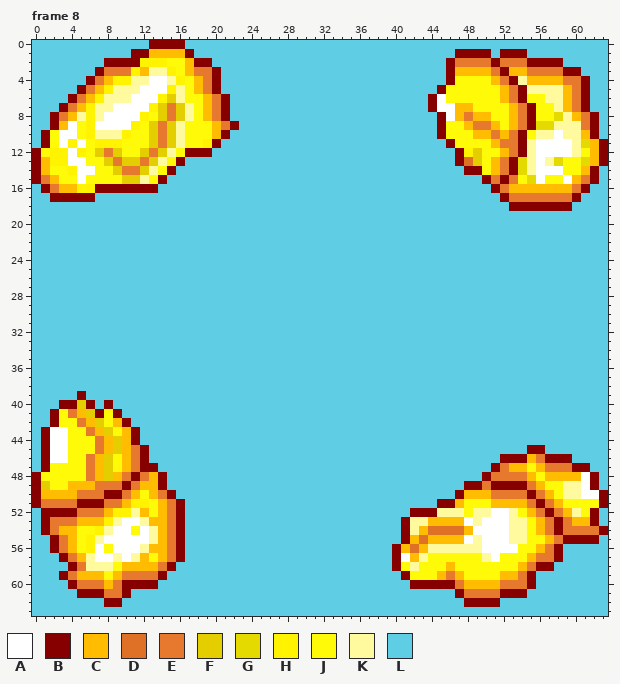
Pixel-art file, stored at Art/Aseprite/bomb explosion.aseprite. That is the earlier state.
64x64 pixels, 9 frames. Colours within 5 levels of each other are drawn and written as one. Shown: frame 8. The commit also changed other frames, which this record leaves out.
Visible layers, top first: "Explosion", "Background".
Palette (. is transparent): A #ffffff  B #870000  C #ffbc00  D #df7126  E #e7792e  F #e5ce00  G #e5da00  H #fff300  J #fffb08  K #fffa9e  L #5fcde4
Pixels before, frame 8 (only the part around the change), first column x 0:
 0 LLLLLLLLLLLLLBBBBLLLLLLLLLLLLLLLLLLLLLLLLLLLLLLLLLLLLLLLLLLLLLLL
 1 LLLLLLLLLLLBBCCCCBLLLLLLLLLLLLLLLLLLLLLLLLLLLLLBBBBLBBBLLLLLLLLL
 2 LLLLLLLLBBBBHHHJJCBBLLLLLLLLLLLLLLLLLLLLLLLLLLBEEEEBEEEBBBBLLLLL
 3 LLLLLLLBEEEHCKKHJCEEBLLLLLLLLLLLLLLLLLLLLLLLLLBCCCCEBCCEEEEBBLLL
 4 LLLLLLBECHHKKAAKHJCEBLLLLLLLLLLLLLLLLLLLLLLLLLBJJJJCEBKCCCCEEBLL
 5 LLLLLBECHKKKAAAHKJCEBLLLLLLLLLLLLLLLLLLLLLLLLBJJJJJJCEBKKKKCEBLL
 6 LLLLBECHKKKAAAHFKJJCEBLLLLLLLLLLLLLLLLLLLLLLBAJJJJJJCEBJJKKCEBLL
 7 LLLBECHKKAAAAHFEFKJCEBLLLLLLLLLLLLLLLLLLLLLLBAACCJJJJCEBJJKCEBLL
 8 LLBECKHKAAAAHJFEFKJCEBLLLLLLLLLLLLLLLLLLLLLLLBACECCJJCEBJJGKCEBL
 9 LLBCAJHAAAAHJFEFKJJJCEBLLLLLLLLLLLLLLLLLLLLLLBJJCEECJCEBGGKKKEBL
10 LBJAAJHKKKHJJFEFKJJJCBLLLLLLLLLLLLLLLLLLLLLLLBJJJCCECEBJKKAKKCBL
11 LBJAHAJHHHJJJFEFKJJHBLLLLLLLLLLLLLLLLLLLLLLLLLBJJJJCEEBKAAAAKGCB
12 BJHHAHJFEFJJFEFKJBBBLLLLLLLLLLLLLLLLLLLLLLLLLLLBHFJJCEBKAAAAKJCB
13 BCHHAAJJFEFFEFKJBLLLLLLLLLLLLLLLLLLLLLLLLLLLLLLBDFJCEBGKAKGJJGCB
14 BCJJHAAJJFEEFKJBLLLLLLLLLLLLLLLLLLLLLLLLLLLLLLLLBBJCEBGKAAAJJCBL
15 BECJJAJJJJFFKJBLLLLLLLLLLLLLLLLLLLLLLLLLLLLLLLLLLLBEBEJGAJJACEBL
16 LBECCHHBBBBBBBLLLLLLLLLLLLLLLLLLLLLLLLLLLLLLLLLLLLLBECCCCCCCEBLL
17 LLBBBBBLLLLLLLLLLLLLLLLLLLLLLLLLLLLLLLLLLLLLLLLLLLLLBEEEEEEEBLLL
18 LLLLLLLLLLLLLLLLLLLLLLLLLLLLLLLLLLLLLLLLLLLLLLLLLLLLLBBBBBBBLLLL
19 LLLLLLLLLLLLLLLLLLLLLLLLLLLLLLLLLLLLLLLLLLLLLLLLLLLLLLLLLLLLLLLL
20 LLLLLLLLLLLLLLLLLLLLLLLLLLLLLLLLLLLLLLLLLLLLLLLLLLLLLLLLLLLLLLLL
21 LLLLLLLLLLLLLLLLLLLLLLLLLLLLLLLLLLLLLLLLLLLLLLLLLLLLLLLLLLLLLLLL
22 LLLLLLLLLLLLLLLLLLLLLLLLLLLLLLLLLLLLLLLLLLLLLLLLLLLLLLLLLLLLLLLL
23 LLLLLLLLLLLLLLLLLLLLLLLLLLLLLLLLLLLLLLLLLLLLLLLLLLLLLLLLLLLLLLLL
24 LLLLLLLLLLLLLLLLLLLLLLLLLLLLLLLLLLLLLLLLLLLLLLLLLLLLLLLLLLLLLLLL
25 LLLLLLLLLLLLLLLLLLLLLLLLLLLLLLLLLLLLLLLLLLLLLLLLLLLLLLLLLLLLLLLL
26 LLLLLLLLLLLLLLLLLLLLLLLLLLLLLLLLLLLLLLLLLLLLLLLLLLLLLLLLLLLLLLLL
27 LLLLLLLLLLLLLLLLLLLLLLLLLLLLLLLLLLLLLLLLLLLLLLLLLLLLLLLLLLLLLLLL
28 LLLLLLLLLLLLLLLLLLLLLLLLLLLLLLLLLLLLLLLLLLLLLLLLLLLLLLLLLLLLLLLL
29 LLLLLLLLLLLLLLLLLLLLLLLLLLLLLLLLLLLLLLLLLLLLLLLLLLLLLLLLLLLLLLLL
30 LLLLLLLLLLLLLLLLLLLLLLLLLLLLLLLLLLLLLLLLLLLLLLLLLLLLLLLLLLLLLLLL
31 LLLLLLLLLLLLLLLLLLLLLLLLLLLLLLLLLLLLLLLLLLLLLLLLLLLLLLLLLLLLLLLL
32 LLLLLLLLLLLLLLLLLLLLLLLLLLLLLLLLLLLLLLLLLLLLLLLLLLLLLLLLLLLLLLLL
33 LLLLLLLLLLLLLLLLLLLLLLLLLLLLLLLLLLLLLLLLLLLLLLLLLLLLLLLLLLLLLLLL
34 LLLLLLLLLLLLLLLLLLLLLLLLLLLLLLLLLLLLLLLLLLLLLLLLLLLLLLLLLLLLLLLL
35 LLLLLLLLLLLLLLLLLLLLLLLLLLLLLLLLLLLLLLLLLLLLLLLLLLLLLLLLLLLLLLLL
36 LLLLLLLLLLLLLLLLLLLLLLLLLLLLLLLLLLLLLLLLLLLLLLLLLLLLLLLLLLLLLLLL
37 LLLLLLLLLLLLLLLLLLLLLLLLLLLLLLLLLLLLLLLLLLLLLLLLLLLLLLLLLLLLLLLL
38 LLLLLLLLLLLLLLLLLLLLLLLLLLLLLLLLLLLLLLLLLLLLLLLLLLLLLLLLLLLLLLLL
39 LLLLLBLLLLLLLLLLLLLLLLLLLLLLLLLLLLLLLLLLLLLLLLLLLLLLLLLLLLLLLLLL
40 LLLBBFBLBLLLLLLLLLLLLLLLLLLLLLLLLLLLLLLLLLLLLLLLLLLLLLLLLLLLLLLL
41 LLBJECFBJBLLLLLLLLLLLLLLLLLLLLLLLLLLLLLLLLLLLLLLLLLLLLLLLLLLLLLL
42 LLBJJECFJCBLLLLLLLLLLLLLLLLLLLLLLLLLLLLLLLLLLLLLLLLLLLLLLLLLLLLL
43 LBAAJJECFJCBLLLLLLLLLLLLLLLLLLLLLLLLLLLLLLLLLLLLLLLLLLLLLLLLLLLL
44 LBAAJJJECFCBLLLLLLLLLLLLLLLLLLLLLLLLLLLLLLLLLLLLLLLLLLLLLLLLLLLL
45 LBAAJJJECFCEBLLLLLLLLLLLLLLLLLLLLLLLLLLLLLLLLLLLLLLLLLLBBLLLLLLL
46 LBAAJJECFJCEBLLLLLLLLLLLLLLLLLLLLLLLLLLLLLLLLLLLLLLLBBBCEBBBLLLL
47 LBJJJJECFJCEBBLLLLLLLLLLLLLLLLLLLLLLLLLLLLLLLLLLLLLBECCJCEEEBBLL
48 BJJJJJECFCEBECBLLLLLLLLLLLLLLLLLLLLLLLLLLLLLLLLLLLBEEEECJCCCCABL
49 BFJJCCCEEEBECCBLLLLLLLLLLLLLLLLLLLLLLLLLLLLLLLLLBBEBBBBECJJKKABL
50 BCCCCEEEBBECJCEBLLLLLLLLLLLLLLLLLLLLLLLLLLLLLLLBCCCEEEEBECJKKAAB
51 BEEEEBBBEECHHJCEBLLLLLLLLLLLLLLLLLLLLLLLLLLLLBBCJJJCCCCEBECJJJJB
52 LBBBBEEECHHKCJCEBLLLLLLLLLLLLLLLLLLLLLLLLLBBBKKKJKKAAKJCEBECKJBL
53 LBEEECCCHKAAKCCEBLLLLLLLLLLLLLLLLLLLLLLLLBKKCCCCAKAAAKKJCEBECCBL
54 LBECCJJHKAAJAKCEBLLLLLLLLLLLLLLLLLLLLLLLLBKCDDDDCAAAAKKJCEBEEEEB
55 LLBECJHKAAAAAKCEBLLLLLLLLLLLLLLLLLLLLLLLLBCDCCCCAKAAAKKJJCEBBBBL
56 LLBECJHAJAAAKCCEBLLLLLLLLLLLLLLLLLLLLLLLBCDCKKKKKKAAAAJJCEBLLLLL
57 LLLBECKAAKAKCJCEBLLLLLLLLLLLLLLLLLLLLLLLBACKJJJJJJKAJJJCEEBLLLLL
58 LLLLBEKKKJCCCCEBLLLLLLLLLLLLLLLLLLLLLLLLBJKJJJCJJJJJJJCEBBLLLLLL
59 LLLBECCCJCEEEEBLLLLLLLLLLLLLLLLLLLLLLLLLLBJJJCECJJJJCCEBLLLLLLLL
60 LLLLBEEECEBBBBLLLLLLLLLLLLLLLLLLLLLLLLLLLLBBBBBECCCCEEEBLLLLLLLL
61 LLLLLBBBEEBLLLLLLLLLLLLLLLLLLLLLLLLLLLLLLLLLLLLBEEEEBBBLLLLLLLLL
62 LLLLLLLLBBLLLLLLLLLLLLLLLLLLLLLLLLLLLLLLLLLLLLLLBBBBLLLLLLLLLLLL
63 LLLLLLLLLLLLLLLLLLLLLLLLLLLLLLLLLLLLLLLLLLLLLLLLLLLLLLLLLLLLLLLL
And afterwards:
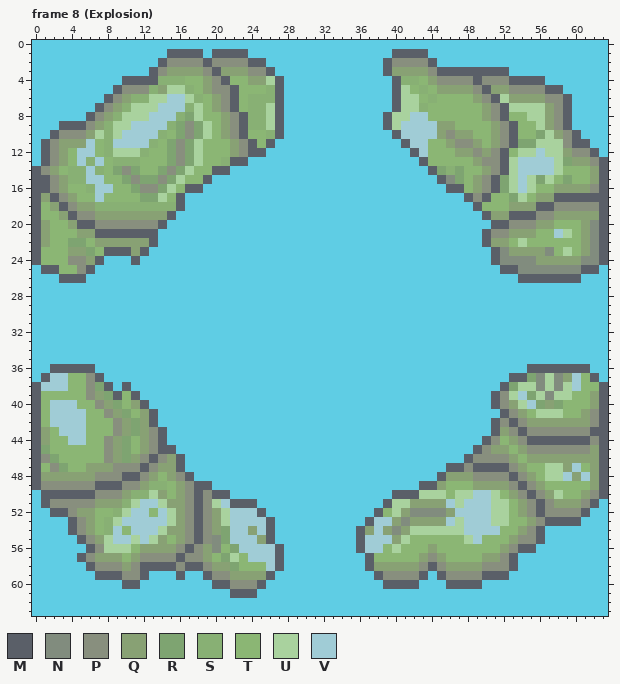
Colours new in this view: M #5a5f68  N #818c7e  P #888f7e  Q #88a174  R #7ea471  S #88b074  T #8bb674  U #a9d29e  V #a0ccd6
Difference:
Changed rows in their new state; - is an unchanged pixel.
Frame 8 (Explosion), layer "Explosion":
first column x 0:
 0 -------------LLLL-----------------------------------------------
 1 -----------LLLLMMMM-MMMM----------------MMMM---LLLL-LLL---------
 2 --------LLLLLLMPPPPMPPPPMM-------------MPPPPM-LLLLLLLLLLLLL-----
 3 -------LLLLLLMPQQQQPMQQQPPM------------MQQQQPMMMMMMMMLLLLLLLL---
 4 ------LLLLMMMMSSSTTQPMTTQQUM------------MSSTQPPPPMPPPMMMMLLLLL--
 5 -----LLLLMPPPSQUUSTQPPMTTTSM------------MUTSTQQQQPMQQPPPPMMLLL--
 6 ----LLLLMPQSSUUVVUSTQPMTSSSM------------MUUTSTTTTQPMUQQQQPPMLL--
 7 ---LLLLMPQSUUUVVVSUTQPMTSSUM------------MUUSTTTTTTQPMUUUUQPMLL--
 8 --LLLLMPQSUUUVVVSRUTTQPMSSUM-----------MUUVVTTTTTTQPMTTUUQPMLLL-
 9 --LMMMPQSUUVVVVSRPRUTQPMSSUM-----------MUVVVVQQTTTTQPMTTUQPMLLL-
10 -LMPPPQUSUVVVVSTRPRUTQPMTTSM------------MVVVVQPQQTTQPMTTRUQPMLL-
11 -MPQQQVTSVVVVSTRPRUTTTQPMTM--------------MVVTTQPPQTQPMRRUUUPMMLL
12 LMPQTVVTSUUUSTTRPRUTTTQPMM----------------MVTTTQQPQPMTUUVUUQPPML
13 LMPQTVSVTSSSTTTRPRUTTSMM-------------------MTTTTTQPPMUVVVVURQQPM
14 MPQTSSVSTRPRTTRPRUTTMM----------------------MRSRTTQPMUVVVVUTTTQM
15 MMPQSSVVTTRPRRPRUTTM-------------------------MNRTQPMRUVURUTRTTQM
16 MMPQTTSVVTTRPPRUTMM---------------------------MMTQPMRUVUTTQQQQPM
17 MQMPQTTVTTTTRRUTM-------------------------------MPMTTRUTQQMMMMMM
18 MTQMPQQSSSSSSSSSM--------------------------------MTTTQQQMMPPPPPM
19 MTTQMPPQQQQQQQQM----------------------------------MQQMMMPPQQQQQM
20 MQTTQMMPPPPPPPM------------------------------------MMPPPQQTTTQNM
21 MQTTTQQMMMMMMM------------------------------------MPPQQQTTVUTQNM
22 MQTTRRTQQQQQQM------------------------------------MQQTUTTTTTTQNM
23 MTTTQQRTMMMQM--------------------------------------MNQQQQNTUTQNM
24 MTTTPPQM---M---------------------------------------MNNNNQQQQQNNM
25 -MMTTPM---------------------------------------------MMNNNNNNNMM-
26 ---MMM------------------------------------------------MMMMMMM---
first column x 0:
36 --MMMMM------------------------------------------------MMMMMMM--
37 -MVVTTPM---------------------------------------------MMRNUNQVTM-
38 MVVVTTPRM-M-----------------------------------------MRUUNUNUVTTM
39 MTTTTTPQRMTM---------------------------------------MPUVRUNUUTTQM
40 MTVVVTTPQRTQM--------------------------------------MPQUVRQRTTTQM
41 MTVVVVTTPQRTQM--------------------------------------MPQTUUUTTQPM
42 MTVVVVTTTPQRQM-------------------------------------MPMPQQQQQQQPM
43 MQTVVVTTTPQRQPM------------------------------------MQPMPPPPPPPMM
44 MQTTVVTTPQRTQPM-----------------------------------MPTQPMMMMMMMPM
45 MRTTTTTTPQRTQPMM---------------------------------MPQQTQPPPPPPPQM
46 MPRTTTTTPQRQPMPQM-------------------------------MPPPPQTQQQQQQQQM
47 MTPRTTQQQPPPMPQQM-----------------------------MMPMMMMPQTTUUQVTQM
48 MQQQQQQPPPMMPQTQPM---------------------------MQQQPPPPMPQTUUVQVQM
49 MPPPPPPMMMPPQSSTQPMM-----------------------MMQTTTQQQQPMPQTTTTTQM
50 LMMMMMMPPPQSSUQTQPMPMM------------------MMMUUUTUUVVUTQPMPQUTTQPM
51 LMPPPPPQQQSUVVUQQPMPUVMMM--------------MUUQQQQVUVVVUUTQPMPQQQPML
52 -LMMPQQTTSUVVTVUQPMPQUVVVM------------MTUQNNNNQVVVVUUTQPMPPPPML-
53 -LLLMPQTSUVVVVVUQPMPQUVVVVM----------MVVQNQQQQVUVVVUUTTQPMMMMLL-
54 -LLLMPQTSVTVVVUQQPMPQRVVQVM---------MQVQNQUUUUUUVVVVTTQPMLLLLLLL
55 --LLLMPQUVVUVUQTQPMPNRVVVQM---------MVVVQUTTTTTTUVTTTQPPMLLLLLL-
56 --LLLLMPUUUTQQQQPMPQNTRVVVVM--------MVVTUTTTQTTTTTTTQPMMLLL-----
57 ---LLMPQQQTQPPPPMPPQTRUTVVVM---------MTTTTTQPQTTTTQQPMLLLLL-----
58 ----LLMPPPQPMMMMPMMPQQRTTTVM---------MQQQQQPMPQQQQPPPMLLLL------
59 ---LLLLMMMPPMLL-M--MPPQQQQM-----------MPPPPMLMPPPPMMMLLL--------
60 ----LLLLLLMMLL------MMPPPM-------------MMMMLLLMMMMLLLLLL--------
61 -----LLLLLL-----------MMM----------------------LLLLLLLL---------
62 --------LL--------------------------------------LLLL------------
